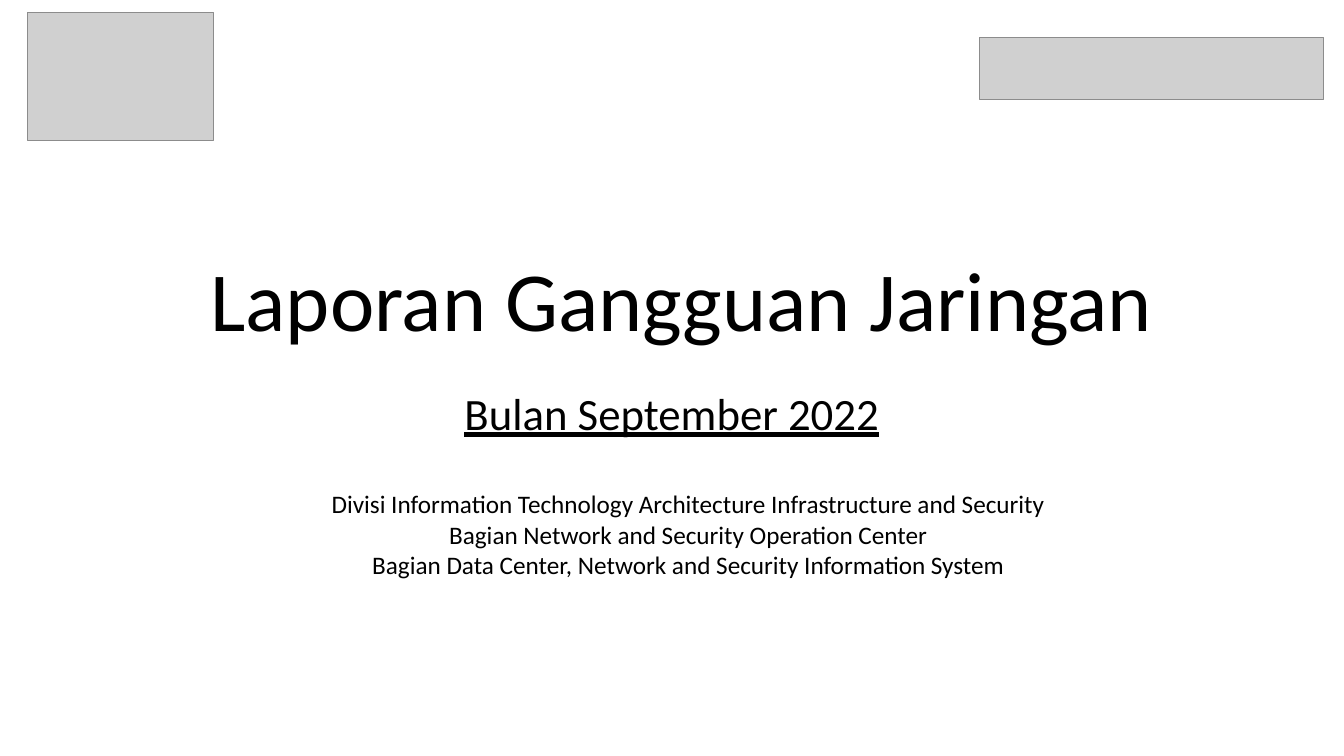
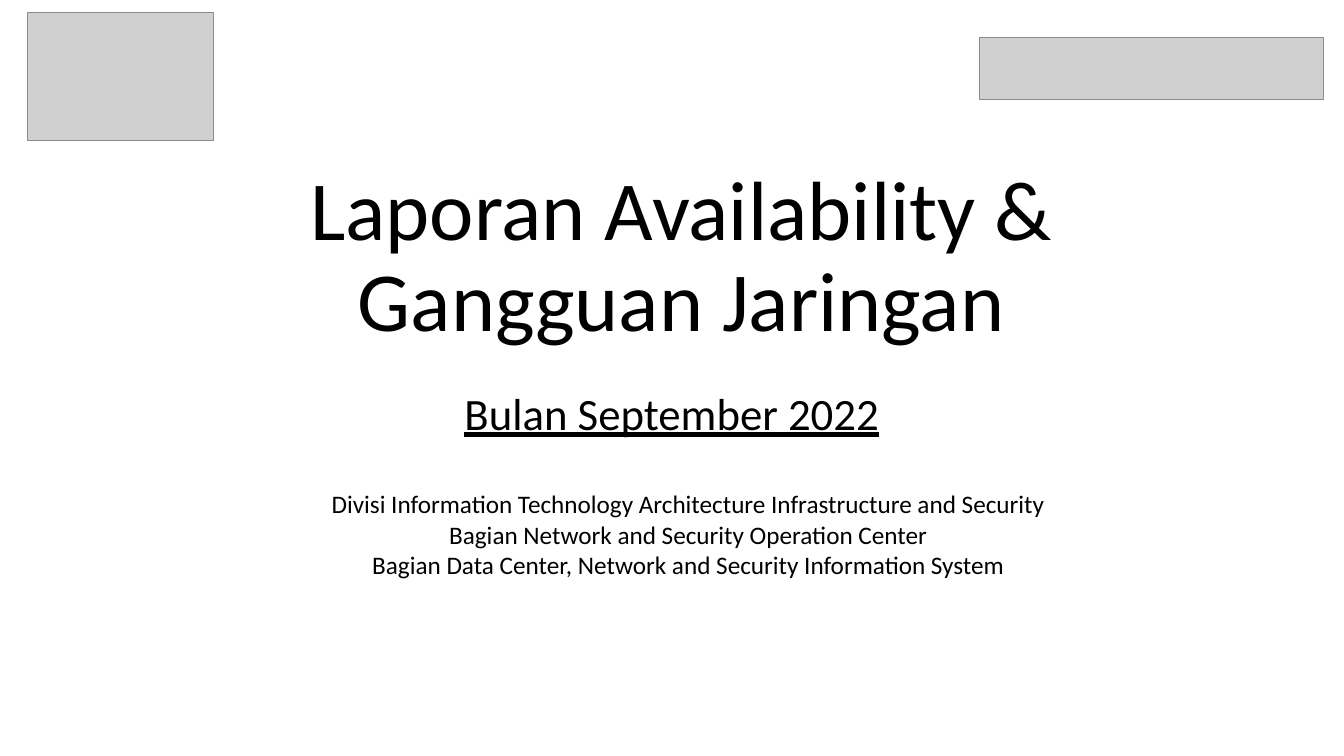
Before and after one commit to mradityae/protocp, a slide deck: slide 1 of data/LAPORAN_TIKET.pptx. Drawn at 1344x756 pixels with LibreOffice and Linux fonts; fonts in the diff are those of the drawing; grey boxes stand for pictures. Boxes give left, top, right and bottom in pixels: in the first picture for what was removed or moved away, otherwise in the second. Text is boxed around its words. In the diff, an @@ line names an element or a change of style, - is before the commit and + after.

```diff
--- a/data/LAPORAN_TIKET.pptx
+++ b/data/LAPORAN_TIKET.pptx
@@ title at <box>310,181,1004,346</box>: text changed @@
-Laporan Gangguan Jaringan
+Laporan Availability & Gangguan Jaringan
```
Also in this commit, not shown: 1 other slide changed, 5 slides added, 28 other files.
